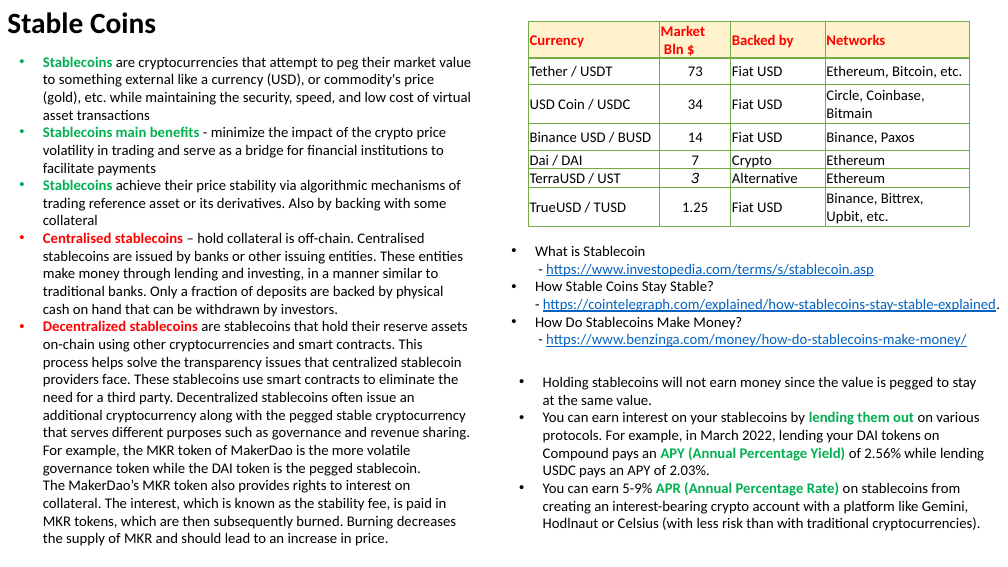
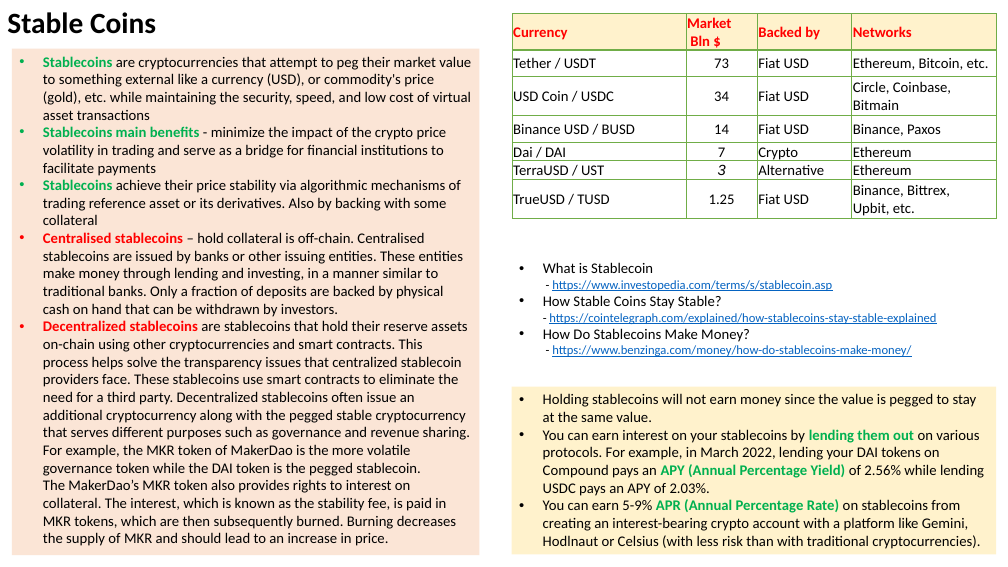
Before and after one commit to lselector/crypto, a slide deck: slide 1 of crypto_04_stable_coins.pptx. Drawn at 1008x567 pixels with LibreOffice and Linux fonts; fonts in the diff are those of the drawing. Boxes give left, top, right and bottom in pixels: in the first picture for what was removed or moved away, otherwise in the second. Text is boxed around its words. In the diff, an @@ line names an element or a change of style, - is before the commit and + after.

Commit message:
update

```diff
--- a/crypto_04_stable_coins.pptx
+++ b/crypto_04_stable_coins.pptx
@@ table: place and size @@
-table at [529,22,969,228]
+table at [513,14,997,220]
@@ rectangle "Stablecoins are cryptocurrencies that attempt ...": place and size @@
-rectangle "Stablecoins are cryptocurrencies that attempt ..." at [43,56,471,546]
+rectangle "Stablecoins are cryptocurrencies that attempt ..." at [12,48,480,555]
@@ rectangle "Stablecoins are cryptocurrencies that attempt ..." at [12,48,480,555]: fill none to #FBE5D6 @@
@@ text "What is Stablecoin - https://www.investopedia.com/terms/s/st ...": place and size @@
-text "What is Stablecoin - https://www.investopedia.com/terms/s/st ..." at [535,245,1000,347]
+text "What is Stablecoin - https://www.investopedia.com/terms/s/st ..." at [543,262,936,357]
@@ text at [543,262,911,357]: size 14 to 12 pt in "- https://www.investopedia.com/terms/s/stablecoin.asp", "- https://www.benzinga.com/money/how-do-stablecoins-make-mon ..." @@
@@ text at [543,295,936,324]: text changed; size 14 to 12 pt @@
-• How Stable Coins Stay Stable?
-  - https://cointelegraph.com/explained/how-stablecoins-stay-stable-explained.
+• How Stable Coins Stay Stable?
+  - https://cointelegraph.com/explained/how-stablecoins-stay-stable-explained
@@ rectangle "Holding stablecoins will not earn ...": place and size @@
-rectangle "Holding stablecoins will not earn ..." at [543,376,984,531]
+rectangle "Holding stablecoins will not earn ..." at [512,386,997,554]
@@ rectangle "Holding stablecoins will not earn ..." at [512,386,997,554]: fill none to #FFF2CC @@
```
